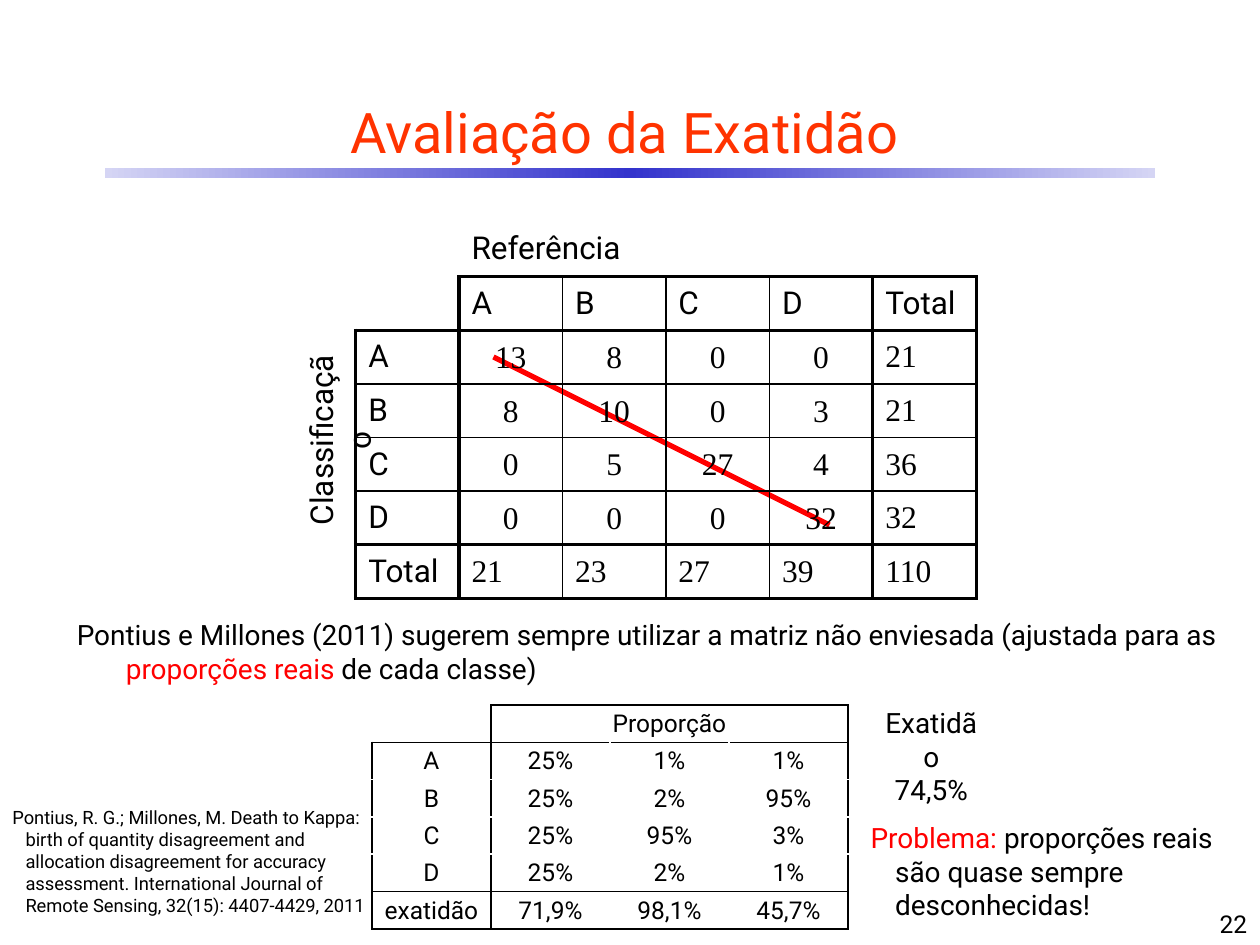
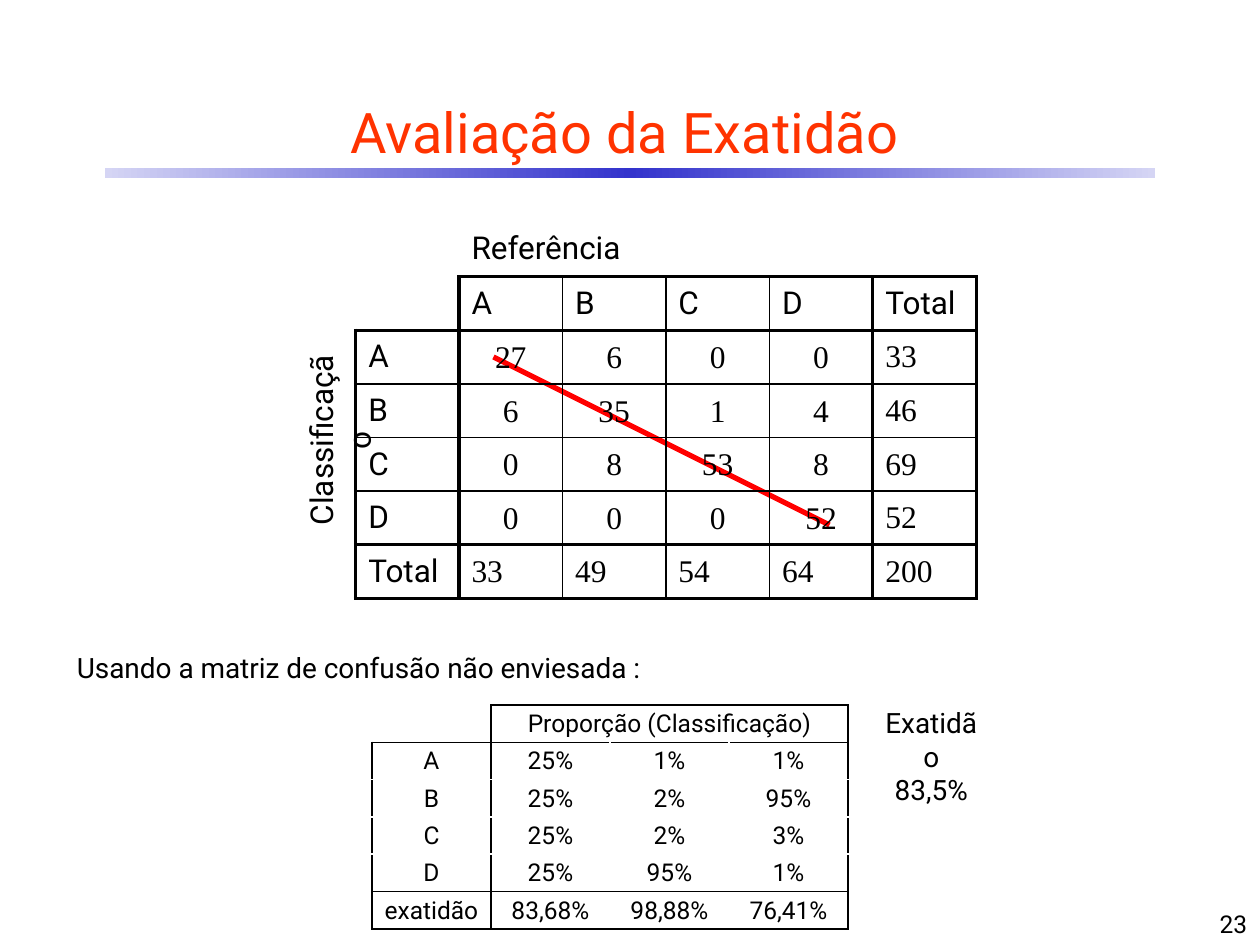
Before and after one commit to CDRenno/Estatistica, a slide deck: slide 23 of ppt/12AvalClass.pptx (slide 22 before the commit). Drawn at 1260x945 pixels with LibreOffice and Linux fonts; fonts in the diff are those of the drawing. Boxes give left, top, right and bottom in pixels: in the first picture for what was removed or moved away, otherwise in the second. Text is boxed around its words. In the diff, an @@ line names an element or a change of style, - is before the commit and + after.

```diff
--- a/ppt/12AvalClass.pptx
+++ b/ppt/12AvalClass.pptx
@@ table at <box>294,220,975,598</box> @@
-row 3:  | A | 13 | 8 | 0 | 0 | 21
+row 3:  | A | 27 | 6 | 0 | 0 | 33
-row 4:  | B | 8 | 10 | 0 | 3 | 21
+row 4:  | B | 6 | 35 | 1 | 4 | 46
-row 5:  | C | 0 | 5 | 27 | 4 | 36
+row 5:  | C | 0 | 8 | 53 | 8 | 69
-row 6, column 6: 32
+row 6, column 6: 52
-row 6, column 7: 32
+row 6, column 7: 52
-row 7:  | Total | 21 | 23 | 27 | 39 | 110
+row 7:  | Total | 33 | 49 | 54 | 64 | 200
@@ text at <box>77,656,627,679</box>: text changed @@
-Pontius e Millones (2011) sugerem sempre utilizar a matriz não enviesada (ajustada para as proporções reais de cada classe)
+Usando a matriz de confusão não enviesada :
@@ table at <box>372,704,845,929</box> @@
-row 1, column 2: Proporção
+row 1, column 2: Proporção (Classificação)
-row 4, column 3: 95%
+row 4, column 3: 2%
-row 5, column 3: 2%
+row 5, column 3: 95%
-row 6: exatidão | 71,9% | 98,1% | 45,7%
+row 6: exatidão | 83,68% | 98,88% | 76,41%
@@ text at <box>895,780,968,804</box>: text changed @@
-74,5%
+83,5%
@@ text removed at <box>12,810,365,916</box> @@
-Pontius, R. G.; Millones, M. Death to Kappa: birth of quantity disagreement and allocation disagreement for accuracy assessment. International Journal of Remote Sensing, 32(15): 4407-4429, 2011
@@ text removed at <box>871,827,1212,916</box> @@
-Problema: proporções reais são quase sempre desconhecidas!
@@ page number at <box>1220,915,1248,934</box>: text changed @@
-22
+23
```
Also in this commit, not shown: 45 other slides changed, 18 slides added, 11 slides removed, 1 other file.
